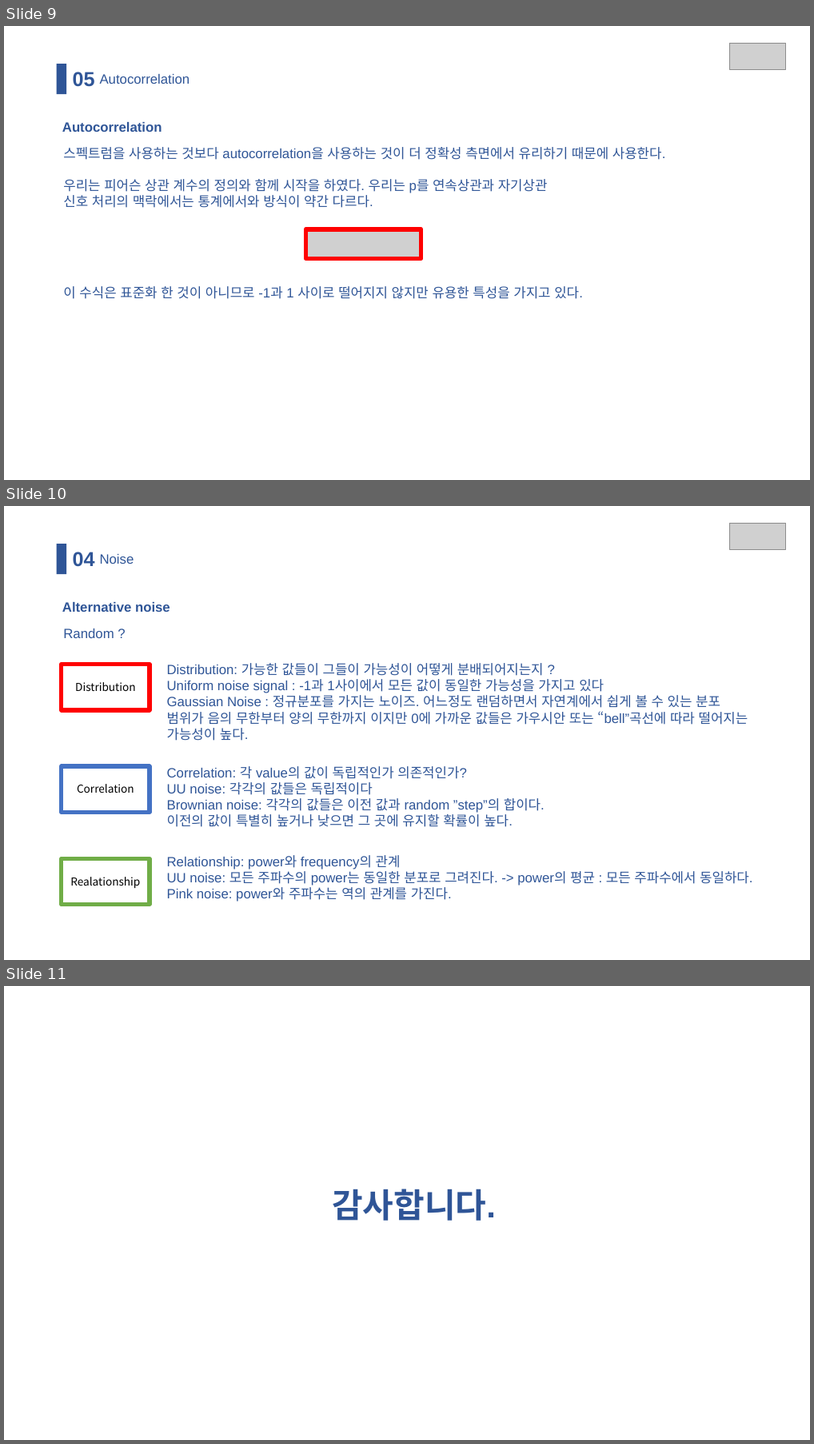
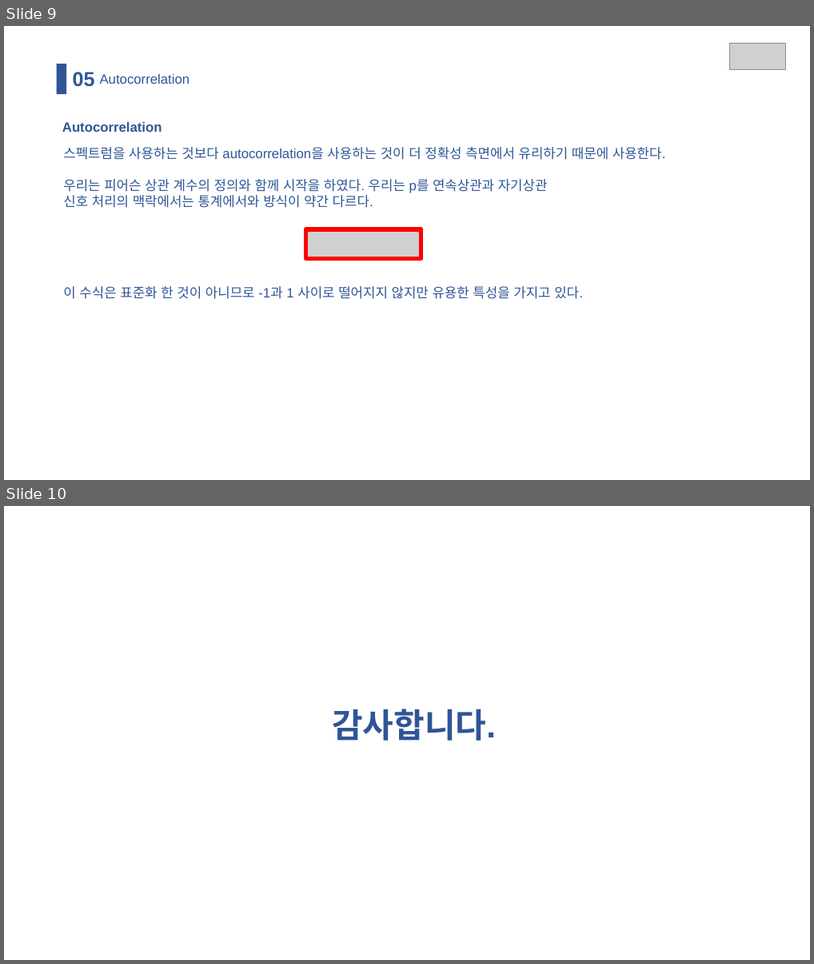
Before and after one commit to RockMiin/DKU-DSP, a slide deck: PPT/DSP 4주차 세미나.pptx. Shown one above the other, each under a label of ours: slides 9, 10 and 11 before the commit, slides 9 and 10 after it. The pictures are 814x1444 and 814x964 pixels, drawn with LibreOffice and Linux fonts; fonts in the diff are those of the drawing; grey boxes stand for pictures. Boxes give left, top, right and bottom in pixels: in the first picture for what was removed or moved away, otherwise in the second. Text is boxed around its words. In the diff, an @@ line names an element or a change of style, - is before the commit and + after.

Commit message:
4주차

```diff
--- a/PPT/DSP 4주차 세미나.pptx
+++ b/PPT/DSP 4주차 세미나.pptx
@@ slide 10 removed at [4,506,810,960], background #FFFFFF @@
@@ picture removed at [730,523,787,549] @@
@@ rectangle removed at [57,544,67,574] @@
@@ text removed at [73,552,95,567] @@
-04
@@ text removed at [100,554,134,564] @@
-Noise
@@ text removed at [62,602,170,612] @@
-Alternative noise
@@ text removed at [63,628,114,638] @@
-Random ?
@@ rectangle removed at [62,664,150,711] @@
-Distribution
@@ text removed at [167,663,749,740] @@
-Distribution: 가능한 값들이 그들이 가능성이 어떻게 분배되어지는지 ?
-Uniform noise signal : -1과 1사이에서 모든 값이 동일한 가능성을 가지고 있다
-Gaussian Noise : 정규분포를 가지는 노이즈. 어느정도 랜덤하면서 자연계에서 쉽게 볼 수 있는 분포
-범위가 음의 무한부터 양의 무한까지 이지만 0에 가까운 값들은 가우시안 또는 “bell”곡선에 따라 떨어지는 가능성이 높다.
@@ rectangle removed at [62,766,150,812] @@
-Correlation
@@ text removed at [167,766,545,827] @@
-Correlation: 각 value의 값이 독립적인가 의존적인가?
-UU noise: 각각의 값들은 독립적이다
-Brownian noise: 각각의 값들은 이전 값과 random ”step”의 합이다.
-이전의 값이 특별히 높거나 낮으면 그 곳에 유지할 확률이 높다.
@@ rectangle removed at [62,859,150,904] @@
-Realationship
@@ text removed at [167,855,753,901] @@
-Relationship: power와 frequency의 관계
-UU noise: 모든 주파수의 power는 동일한 분포로 그려진다. -> power의 평균 : 모든 주파수에서 동일하다.
-Pink noise: power와 주파수는 역의 관계를 가진다.
@@ what was slide 11 is now slide 10 @@
```
